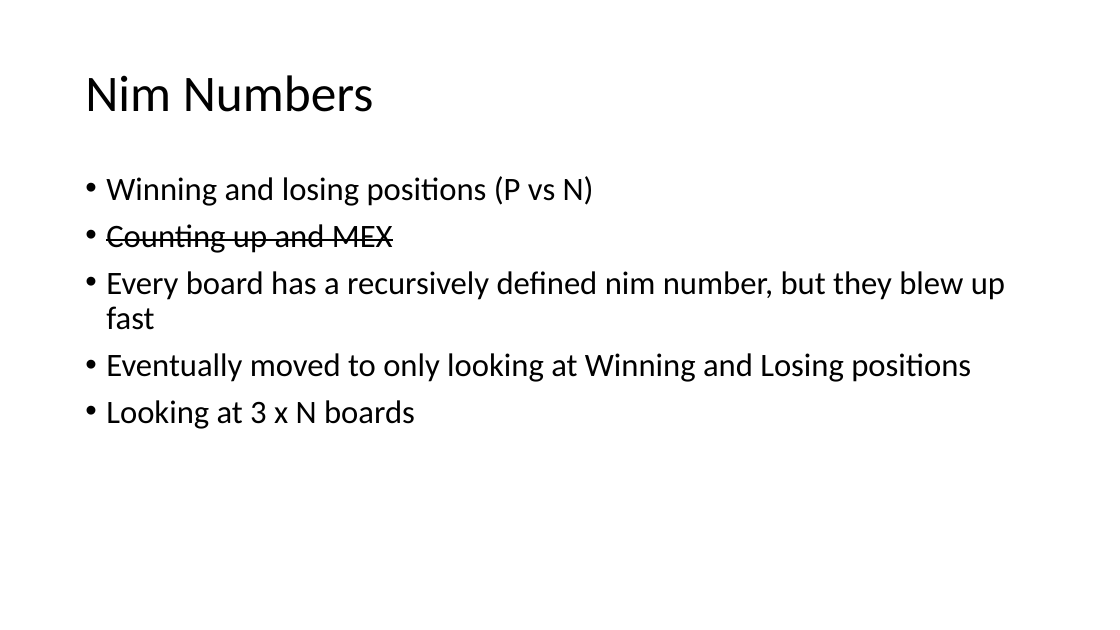
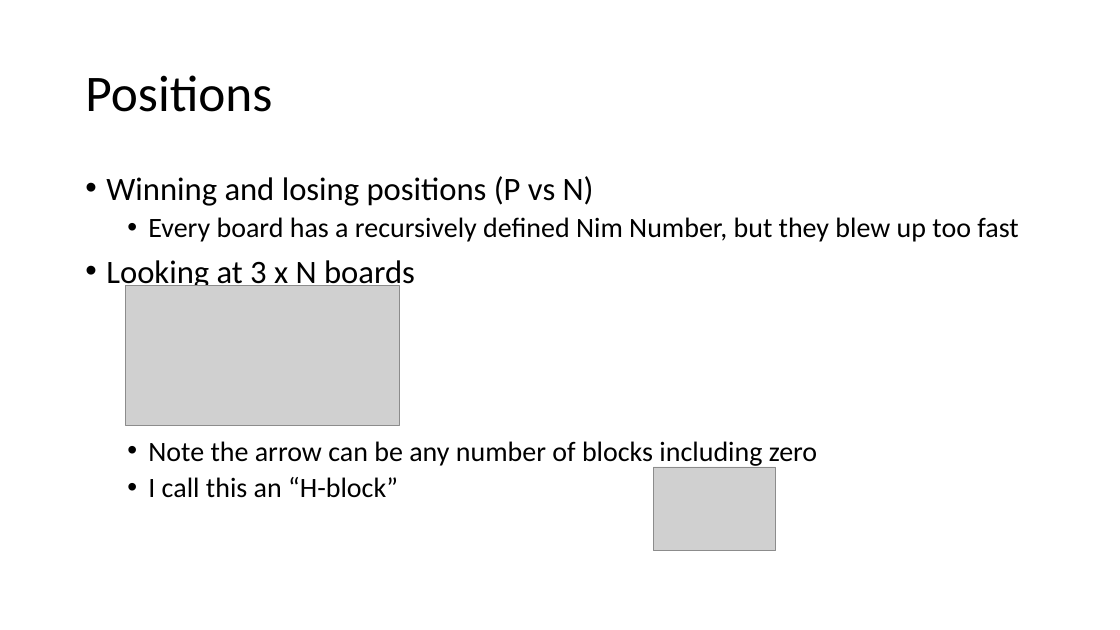
Before and after one commit to EzraSkwarka/Math-Capstone, a slide deck: slide 8 of Presentation/Mat Cap draft.pptx. Drawn at 1120x630 pixels with LibreOffice and Linux fonts; fonts in the diff are those of the drawing; grey boxes stand for pictures. Boxes give left, top, right and bottom in pixels: in the first picture for what was removed or moved away, otherwise in the second. Text is boxed around its words. In the diff, an @@ line names an element or a change of style, - is before the commit and + after.

```diff
--- a/Presentation/Mat Cap draft.pptx
+++ b/Presentation/Mat Cap draft.pptx
@@ title at <box>85,75,272,112</box>: text changed @@
-Nim Numbers
+Positions
@@ text at <box>148,217,1018,242</box>: text changed; size 28 to 24 pt @@
-• Counting up and MEX
-• Every board has a recursively defined nim number, but they blew up fast
-• Eventually moved to only looking at Winning and Losing positions
+  • Every board has a recursively defined Nim Number, but they blew up too fast
@@ picture added at <box>125,286,400,425</box> @@
@@ text at <box>148,441,817,498</box>: paragraphs added @@
+  • Note the arrow can be any number of blocks including zero
+  • I call this an “H-block”
@@ picture added at <box>654,467,776,551</box> @@
```
Also in this commit, not shown: 7 other slides changed, 17 slides added, 1 slide removed.
